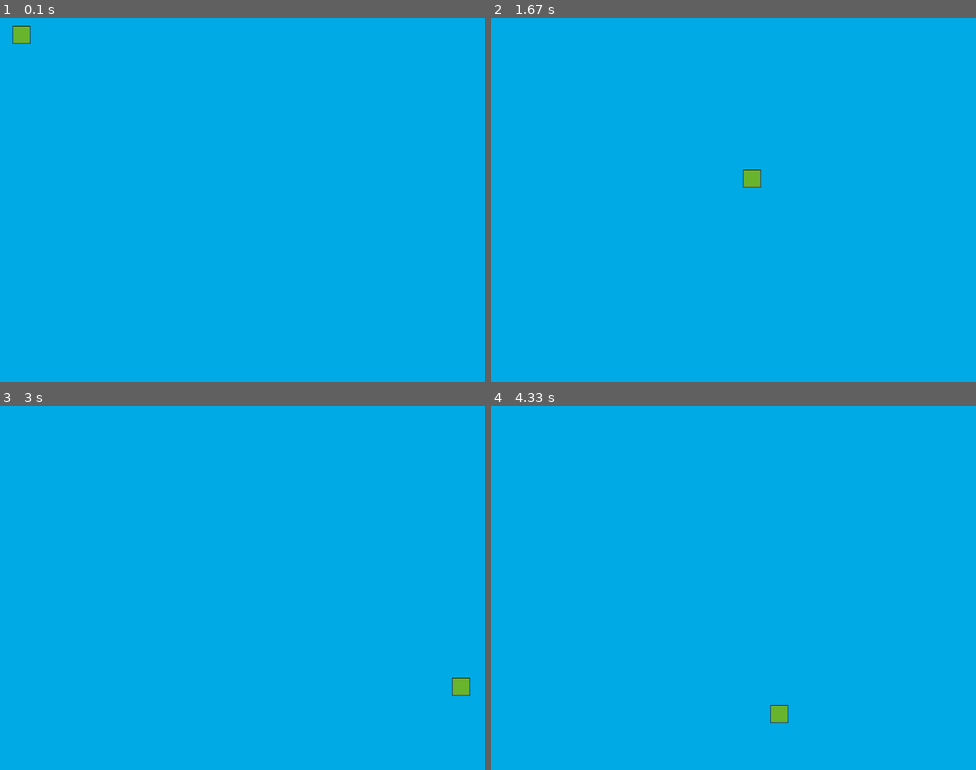
Above: before the commit, frames 1-4 (two rows, left to right).
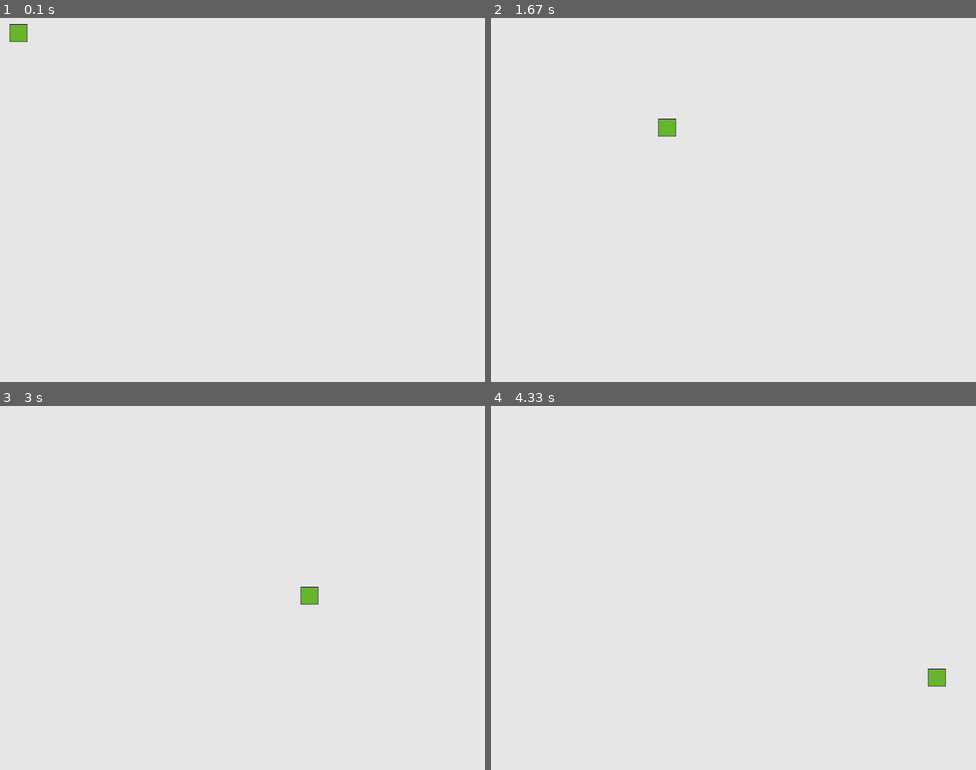
Above: after the commit, the same moments.

Repository: cumbinar/pygame-001
Game: pygame game, started from mover-cuadrado.py
Two runs of this game, one before a commit and one after it. Both use one fixed random seed, a clock stepped at 60 frames per second and the inputs below.
Inputs:
- Up to frame 1 (0.1 s): no input
- Up to frame 2 (1.67 s): no input
- Up to frame 3 (3 s): no input
- Up to frame 4 (4.33 s): no input

The runs differ from the first frame. In frame 1, 100% of the frame differs, in the area x 0-100%, y 0-100%; in frame 2, 100%; in frame 3, 100%; in frame 4, 100%.

Commit message:
mover cuadrado por pantalla gris

Diff:
--- a/mover-cuadrado.py
+++ b/mover-cuadrado.py
@@ -10,7 +10,7 @@
 # Inicializamos variables
 width, height = 800, 600
 speed = [5, 3]
-blue = 0, 170, 228
+gris = 230, 230, 230
 # Crea un objeto imagen y obtengo su rectángulo
 cuadrado = pygame.image.load("cuadro.png")
 cuadradorect = cuadrado.get_rect()
@@ -18,19 +18,20 @@
 run = True
 while run:
     # Espero un tiempo (milisegundos) para que la pelota no vaya muy rápida
-    pygame.time.delay(20)
+    pygame.time.delay(30)
     # Capturamos los eventos que se han producido
     for event in pygame.event.get():
         #Si el evento es salir de la ventana, terminamos
-        if event.type == pygame.QUIT:run = False
-    # Muevo la pelota
+        if event.type == pygame.QUIT:
+            run = False
+    # Muevo el rectángulo
     cuadradorect = cuadradorect.move(speed)
     if cuadradorect.left < 0 or cuadradorect.right > width:
         speed[0] = -speed[0]
     if cuadradorect.top < 0 or cuadradorect.bottom > height:
         speed[1] = -speed[1]
-    #Pinto el fondo de blanco, dibujo la pelota y actualizo la pantalla
-    screen.fill(blue)
+    #Pinto el fondo de blanco, dibujo el rectángulo y actualizo la pantalla
+    screen.fill(gris)
     screen.blit(cuadrado, cuadradorect)
     pygame.display.flip()
 # Salgo de pygame
